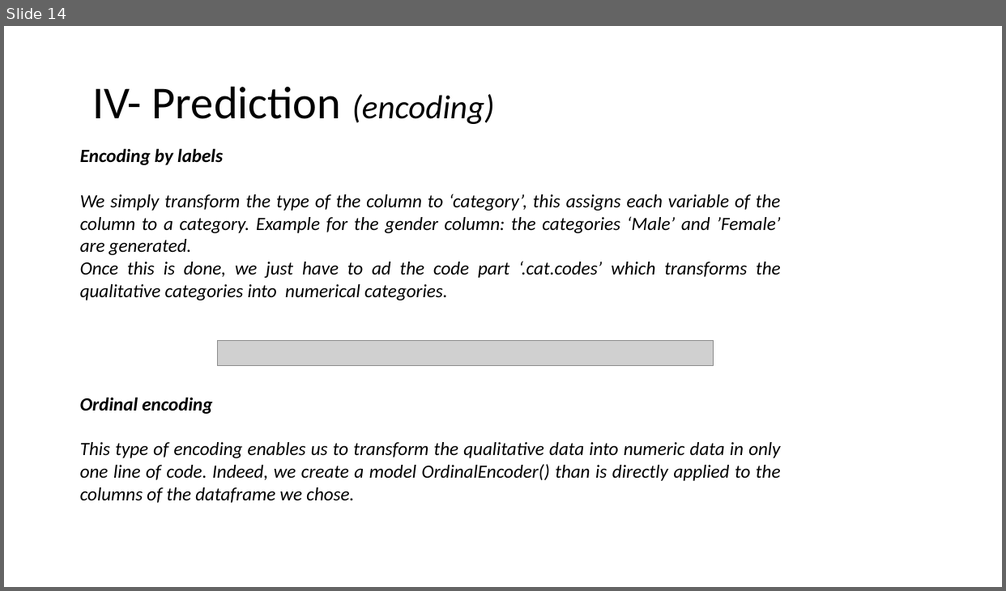
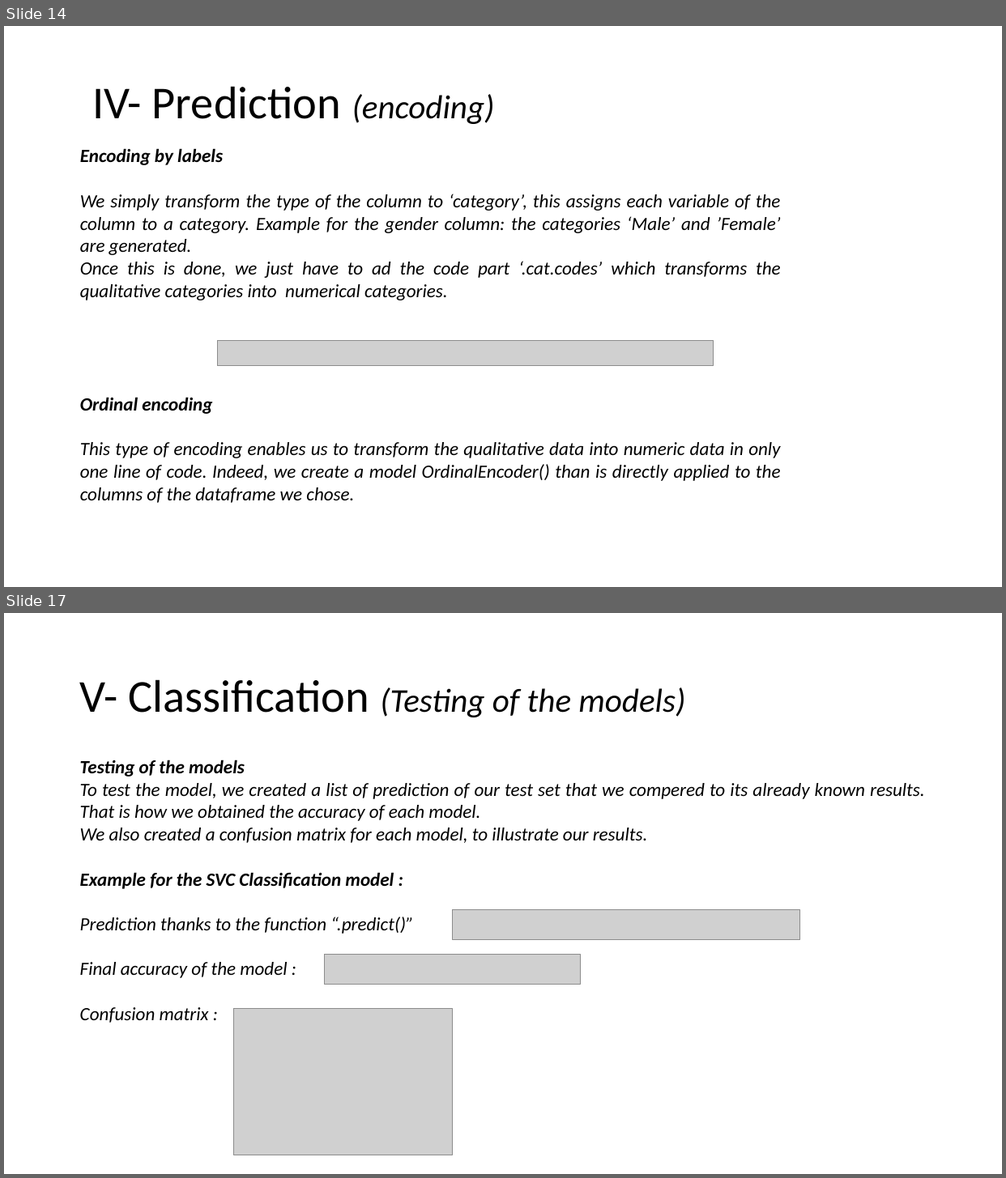
Before and after one commit to Leodespt/Projet_Python, a slide deck: Presentation_Python.pptx. Shown one above the other, each under a label of ours: slide 14 before the commit, slides 14 and 17 after it; the slides between them are not shown. The pictures are 1006x591 and 1006x1178 pixels, drawn with LibreOffice and Linux fonts; fonts in the diff are those of the drawing; grey boxes stand for pictures. Boxes give left, top, right and bottom in pixels: in the first picture for what was removed or moved away, otherwise in the second. Text is boxed around its words. In the diff, an @@ line names an element or a change of style, - is before the commit and + after.

```diff
--- a/Presentation_Python.pptx
+++ b/Presentation_Python.pptx
@@ slide 17 added at (4,613,1002,1174), background #FFFFFF @@
@@ title added at (80,679,685,717), 32 pt, text #000000, italic @@
+V- Classification (Testing of the models)
@@ text added at (80,760,925,1023), 18 pt, text #000000, italic @@
+Testing of the models
+To test the model, we created a list of prediction of our test set that we compered to its already known results. That is how we obtained the accuracy of each model.
+We also created a confusion matrix for each model, to illustrate our results.
+Example for the SVC Classification model :
+Prediction thanks to the function “.predict()”
+Final accuracy of the model :
+Confusion matrix :
@@ picture added at (453,910,799,940) @@
@@ picture added at (325,955,581,985) @@
@@ picture added at (234,1009,453,1156) @@
```
Also in this commit, not shown: 4 slides changed, 4 other slides added.
